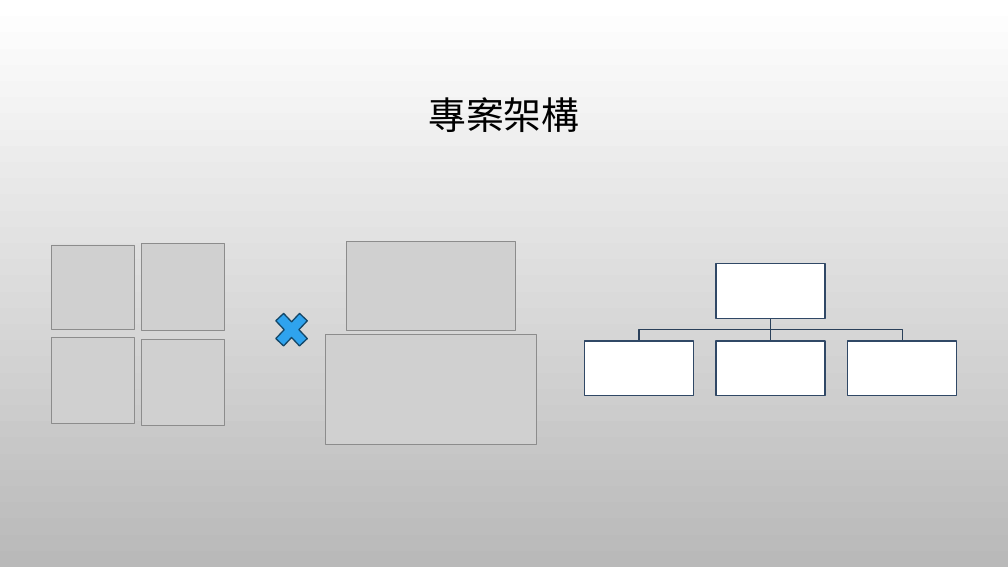
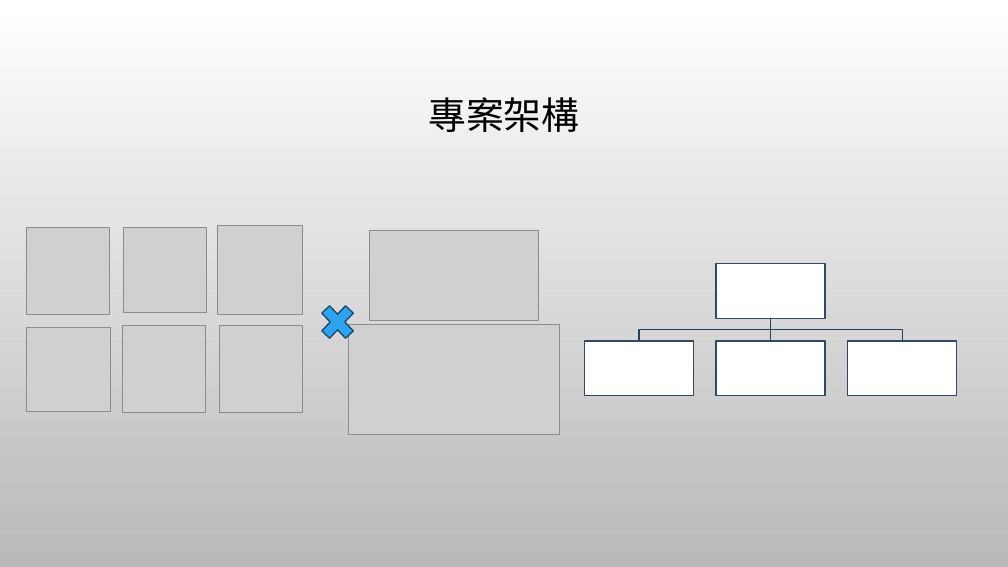
Before and after one commit to aweit-zhu/aweit-share, a slide deck: slide 2 of Java 相關/LayoutDemo.pptx. Drawn at 1008x567 pixels with LibreOffice and Linux fonts; fonts in the diff are those of the drawing; grey boxes stand for pictures; background and template pictures are left out. Boxes give left, top, right and bottom in pixels: in the first picture for what was removed or moved away, otherwise in the second. Text is boxed around its words. In the diff, an @@ line names an element or a change of style, - is before the commit and + after.

Commit message:
update

```diff
--- a/Java 相關/LayoutDemo.pptx
+++ b/Java 相關/LayoutDemo.pptx
@@ picture: place and size @@
-picture at [51, 337, 135, 424]
+picture at [26, 228, 110, 315]
@@ picture: place and size @@
-picture at [51, 245, 135, 330]
+picture at [123, 228, 206, 312]
@@ picture added at [217, 225, 302, 315] @@
@@ picture: place and size @@
-picture at [347, 241, 516, 330]
+picture at [370, 231, 538, 320]
@@ cross: place and size @@
-cross at [269, 306, 315, 354]
+cross at [315, 298, 360, 346]
@@ picture added at [26, 327, 110, 411] @@
@@ picture: place and size @@
-picture at [141, 244, 225, 331]
+picture at [123, 326, 206, 413]
@@ picture: place and size @@
-picture at [141, 339, 225, 426]
+picture at [219, 326, 302, 413]
@@ picture: place and size @@
-picture at [326, 335, 537, 445]
+picture at [349, 324, 560, 434]
```
